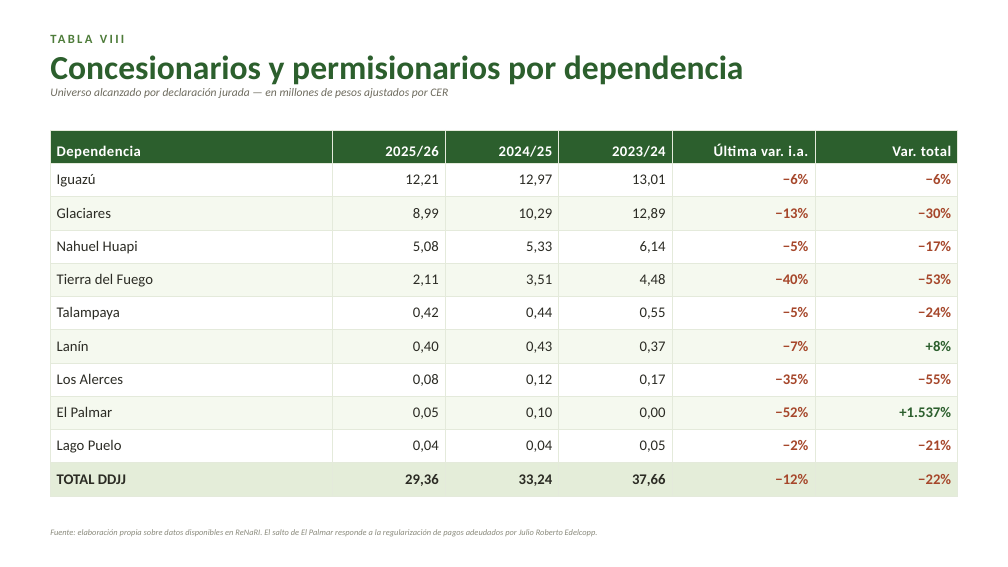
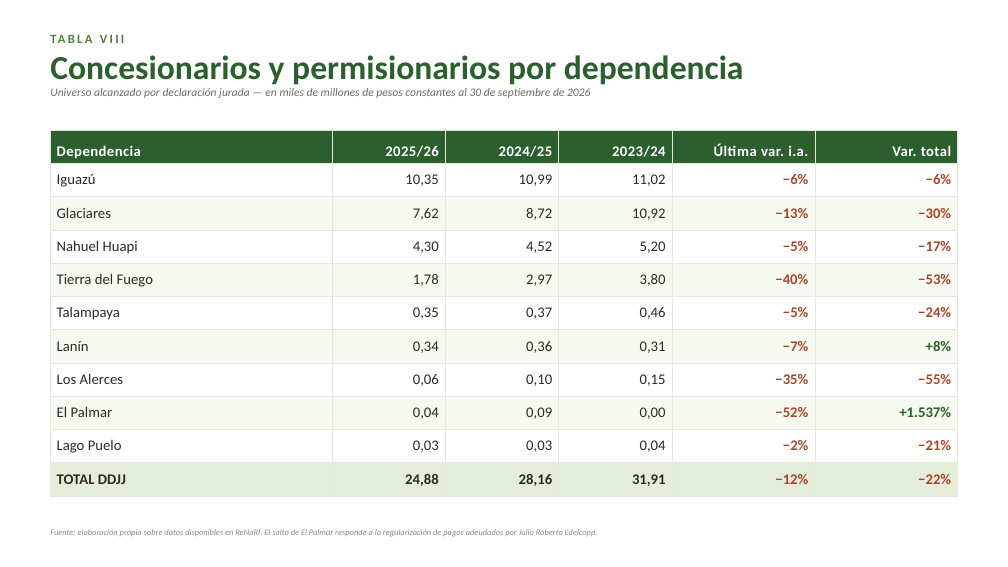
Before and after one commit to FFA-Argentina/ingresos-APN, a slide deck: slide 12 of Informe_Cobranzas_trienal_sep26.pptx. Drawn at 1008x567 pixels with LibreOffice and Linux fonts; fonts in the diff are those of the drawing. Boxes give left, top, right and bottom in pixels: in the first picture for what was removed or moved away, otherwise in the second. Text is boxed around its words. In the diff, an @@ line names an element or a change of style, - is before the commit and + after.

```diff
--- a/Informe_Cobranzas_trienal_sep26.pptx
+++ b/Informe_Cobranzas_trienal_sep26.pptx
@@ text at [50,88,590,98]: text changed @@
-Universo alcanzado por declaración jurada — en millones de pesos ajustados por CER
+Universo alcanzado por declaración jurada — en miles de millones de pesos constantes al 30 de septiembre de 2026
@@ table at [51,130,958,529] @@
-row 2: Iguazú | 12,21 | 12,97 | 13,01 | −6% | −6%
+row 2: Iguazú | 10,35 | 10,99 | 11,02 | −6% | −6%
-row 3: Glaciares | 8,99 | 10,29 | 12,89 | −13% | −30%
+row 3: Glaciares | 7,62 | 8,72 | 10,92 | −13% | −30%
-row 4: Nahuel Huapi | 5,08 | 5,33 | 6,14 | −5% | −17%
+row 4: Nahuel Huapi | 4,30 | 4,52 | 5,20 | −5% | −17%
-row 5: Tierra del Fuego | 2,11 | 3,51 | 4,48 | −40% | −53%
+row 5: Tierra del Fuego | 1,78 | 2,97 | 3,80 | −40% | −53%
-row 6: Talampaya | 0,42 | 0,44 | 0,55 | −5% | −24%
+row 6: Talampaya | 0,35 | 0,37 | 0,46 | −5% | −24%
-row 7: Lanín | 0,40 | 0,43 | 0,37 | −7% | +8%
+row 7: Lanín | 0,34 | 0,36 | 0,31 | −7% | +8%
-row 8: Los Alerces | 0,08 | 0,12 | 0,17 | −35% | −55%
+row 8: Los Alerces | 0,06 | 0,10 | 0,15 | −35% | −55%
-row 9, column 2: 0,05
+row 9, column 2: 0,04
-row 9, column 3: 0,10
+row 9, column 3: 0,09
-row 10: Lago Puelo | 0,04 | 0,04 | 0,05 | −2% | −21%
+row 10: Lago Puelo | 0,03 | 0,03 | 0,04 | −2% | −21%
-row 11: TOTAL DDJJ | 29,36 | 33,24 | 37,66 | −12% | −22%
+row 11: TOTAL DDJJ | 24,88 | 28,16 | 31,91 | −12% | −22%
```
Also in this commit, not shown: 9 other slides changed, 4 other files.
